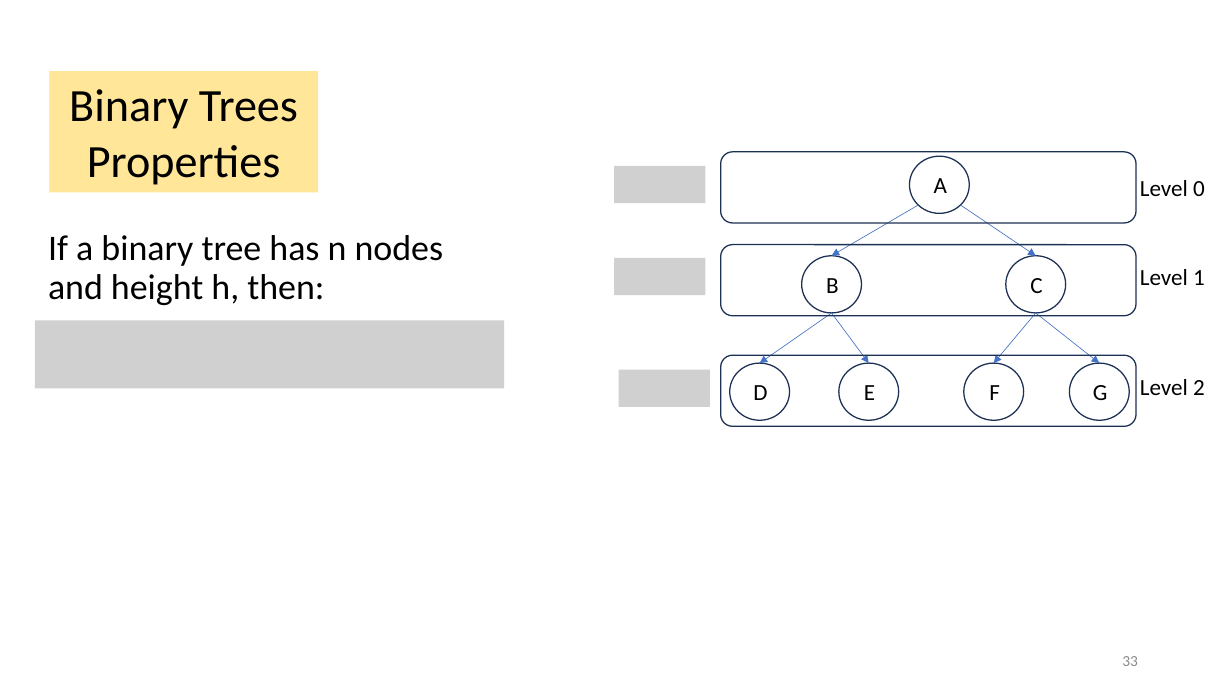
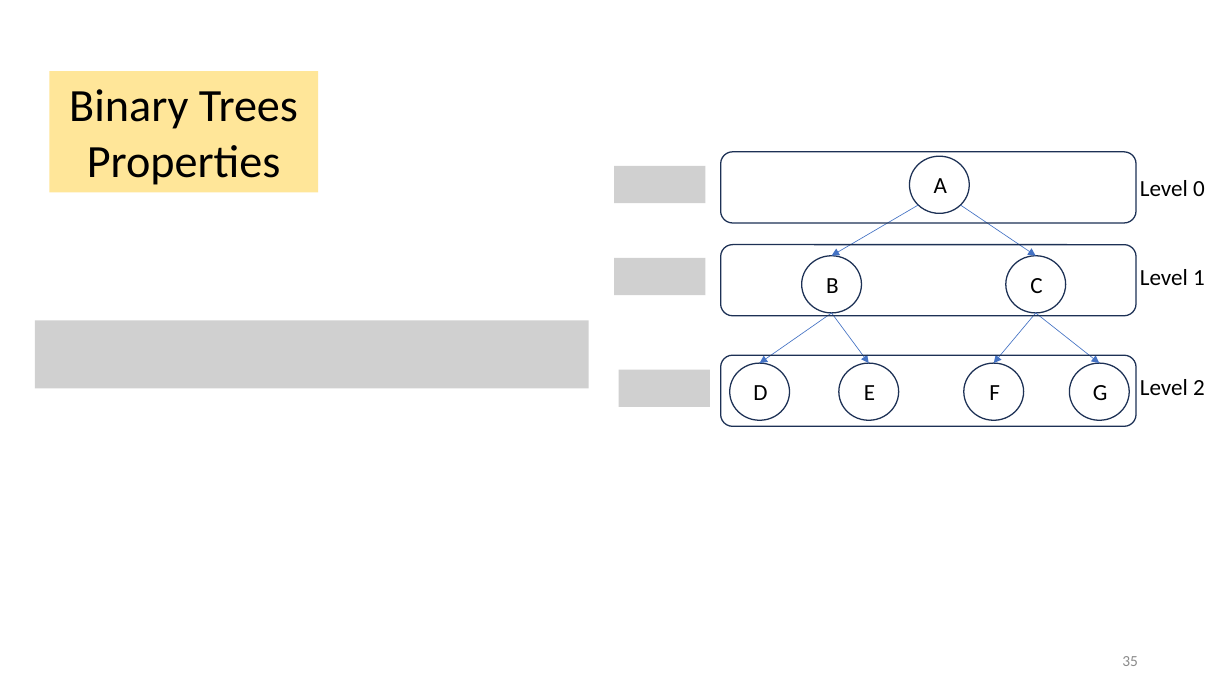
Before and after one commit to tjd1234/cmpt225summer2023, a slide deck: slide 35 of lecture_notes/week6/week6_trees.pptx (slide 33 before the commit). Drawn at 1232x693 pixels with LibreOffice and Linux fonts; fonts in the diff are those of the drawing; grey boxes stand for pictures. Boxes give left, top, right and bottom in pixels: in the first picture for what was removed or moved away, otherwise in the second. Text is boxed around its words. In the diff, an @@ line names an element or a change of style, - is before the commit and + after.

```diff
--- a/lecture_notes/week6/week6_trees.pptx
+++ b/lecture_notes/week6/week6_trees.pptx
@@ text removed at [48,235,444,305] @@
-If a binary tree has n nodes and height h, then:
@@ picture: place and size @@
-picture at [35,321,505,389]
+picture at [35,321,589,389]
@@ page number at [1122,656,1138,666]: text changed @@
-33
+35
```
Also in this commit, not shown: 10 other slides changed, 2 slides added, 1 other file.
